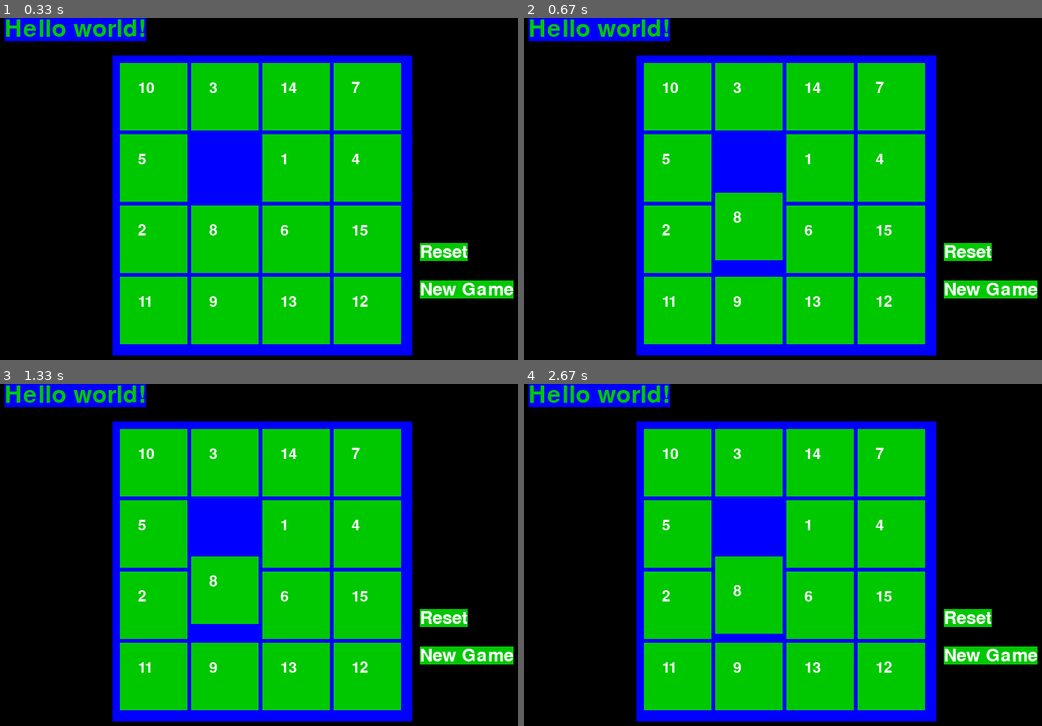
Above: before the commit, frames 1-4 (two rows, left to right).
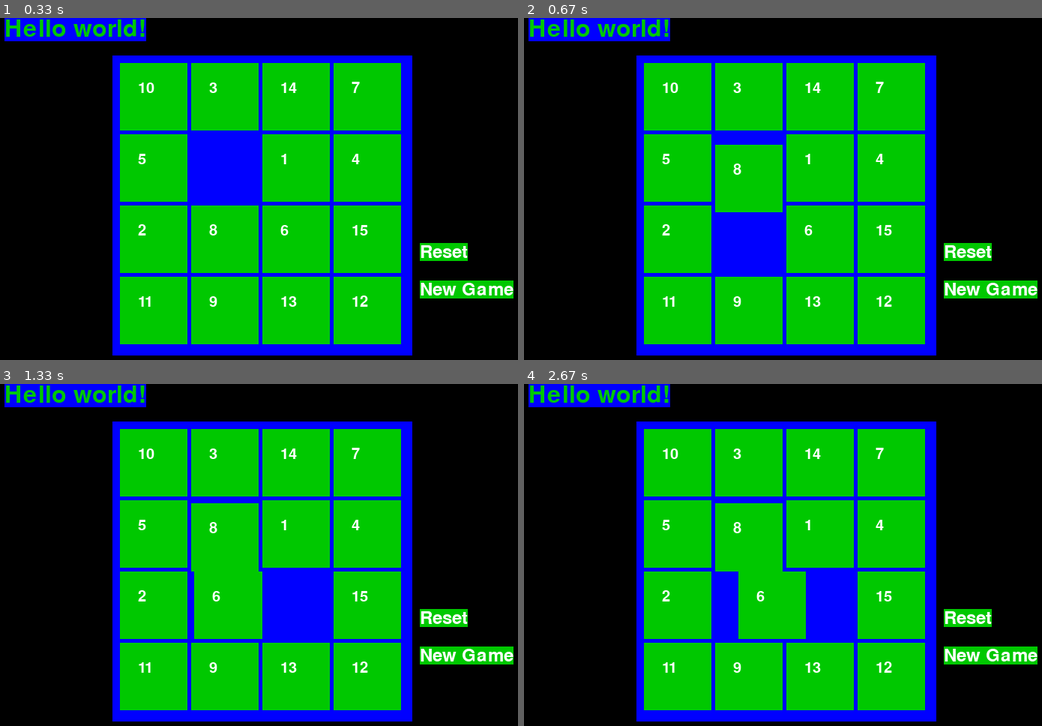
Above: after the commit, the same moments.

Repository: KKBrown23/Making-Games-with-Python-and-PyGame
Game: pygame game, started from chapter_4/app.py
The game is run twice, just before and just after one commit, with the same random seed, the same clock (stepped at 60 frames per second) and the same inputs.
Inputs (mouse positions are in pixels of both pictures, inside the frame that each line leads up to):
- Up to frame 1 (0.33 s): no input
- Up to frame 2 (0.67 s): click (767, 223) at 0.38 s
- Up to frame 3 (1.33 s): click (264, 596) at 0.72 s
- Up to frame 4 (2.67 s): click (788, 616) at 2.55 s

Frame 1 is identical in both runs. In frame 2, 3.7% of the frame differs, in the area x 36-50%, y 37-71%; in frame 3, 5.4%, in the area x 36-64%, y 34-75%; in frame 4, 5.0%.

Commit message:
animation done

Diff:
--- a/chapter_4/app.py
+++ b/chapter_4/app.py
@@ -1,7 +1,9 @@
 import pygame, sys
 from pygame.locals import *
 import random, time
-
+# Homework
+# at the decalartion of the click handler part of the code check if the animation_running variable is true => continue
+# when the animation ends set the variable  animation_running to False
 CANVAS_WIDTH = 700
 CANVAS_HEIGHT = 500
 COL_NUMBER = 4
@@ -19,7 +21,7 @@
 ORANGE = (255, 128, 0)
 PURPLE = (255, 0, 255)
 CYAN = ( 0, 255, 255)
-
+animation_running = False
 BOARD_DATA = [   [10,3,14,7],
                  [5,0,1,4],
                  [2,8,6,15],
@@ -73,11 +75,13 @@
 tale_to_animate_row = None
 tale_to_animate_column = None
 def animate(row, column, direction):
-    global movement, tale_to_animate_row, tale_to_animate_column
+    global movement, tale_to_animate_row, tale_to_animate_column, animation_running
     if row is None or column is None or direction is None:
         return
+    if row is not None and column is not None and direction is not None:
+        animation_running = True
     # animation ends -> reseting
-    if movement == TALE_SIZE:
+    if movement > TALE_SIZE:
         if direction == 'DOWN':
             BOARD_DATA[row+1][column] = BOARD_DATA[row][column]
             BOARD_DATA[row][column] = 0
@@ -94,6 +98,7 @@
         tale_to_animate_column = None
         tale_to_animate_row = None
         direction = None
+        animation_running = False
     x_coord = STARTING_X + column * TALE_SIZE
     y_coord = STARTING_Y + row * TALE_SIZE
     if direction == 'DOWN' and movement < TALE_SIZE:
@@ -103,7 +108,7 @@
         textRectObj = textSurf.get_rect()
         textRectObj.topleft=(x_coord + (TALE_SIZE/ 4)  , y_coord + (TALE_SIZE/4) +movement)
         DISPLAYSURF.blit(textSurf, textRectObj)
-        movement += 1
+        movement += 5
     if direction == 'UP' and movement < TALE_SIZE:
 
         pygame.draw.rect(DISPLAYSURF, BLUE, ((x_coord, y_coord),(TALE_SIZE, TALE_SIZE)))
@@ -112,7 +117,7 @@
         textRectObj = textSurf.get_rect()
         textRectObj.topleft=(x_coord + (TALE_SIZE/ 4)  , y_coord + (TALE_SIZE/4) - movement)
         DISPLAYSURF.blit(textSurf, textRectObj)
-        movement += 1
+        movement += 5
     if direction == 'RIGHT' and movement < TALE_SIZE:
 
         pygame.draw.rect(DISPLAYSURF, BLUE, ((x_coord, y_coord),(TALE_SIZE, TALE_SIZE)))
@@ -121,7 +126,7 @@
         textRectObj = textSurf.get_rect()
         textRectObj.topleft=(x_coord + (TALE_SIZE/ 4) + movement , y_coord + (TALE_SIZE/4))
         DISPLAYSURF.blit(textSurf, textRectObj)
-        movement += 1
+        movement += 5
     if direction == 'LEFT' and movement < TALE_SIZE:
 
         pygame.draw.rect(DISPLAYSURF, BLUE, ((x_coord, y_coord),(TALE_SIZE, TALE_SIZE)))
@@ -130,7 +135,7 @@
         textRectObj = textSurf.get_rect()
         textRectObj.topleft=(x_coord + (TALE_SIZE/ 4) - movement , y_coord + (TALE_SIZE/4))
         DISPLAYSURF.blit(textSurf, textRectObj)
-        movement += 1
+        movement += 5
     # Homework if direction is 'UP' substruct the movment from the y_coord
     # add move 'Left'
     # add move 'Right'
@@ -159,6 +164,8 @@
             pygame.quit()
             sys.exit()
         if event.type == MOUSEBUTTONDOWN:
+            if animation_running == True:
+                continue
             pos = event.pos
             movement = 1
             col_index = int((pos[0] - STARTING_X) / TALE_SIZE)
